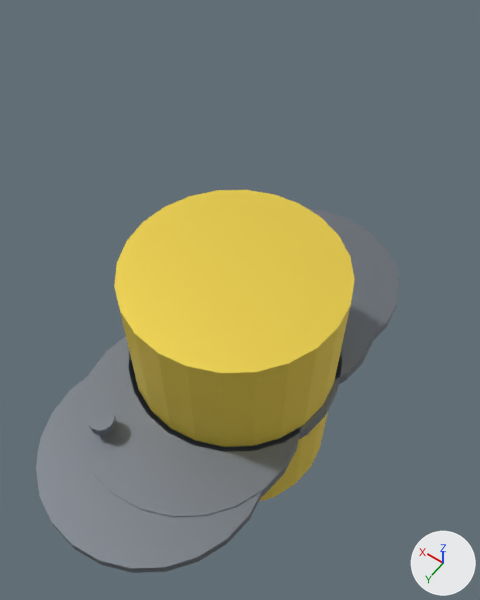
What one commit did to the glTF model assets/modelos/prop_toxic_barrel.glb.
Rendered twice from a camera (50 mm lens) standing at (-0.9, 1.78, 2.33) and looking at (0.03, 0.48, 0.29). Lighting does not change. The marker at lower right points along +X, +Y and +Z. The picture after the commit comes second. Where no turn or scale is listed for an object, it has been applied to the vertices.
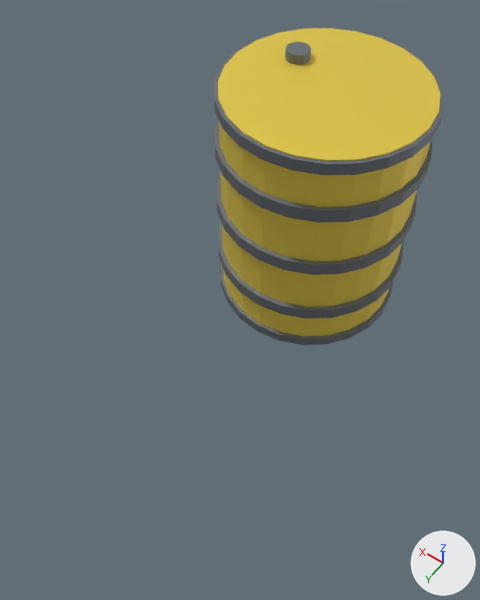
Diff of the bpy script that builds the scene:
```diff
--- a/assets/modelos/prop_toxic_barrel.glb.py
+++ b/assets/modelos/prop_toxic_barrel.glb.py
@@ me_prop_toxic_barrel_cylinder_006 @@
+me_prop_toxic_barrel_cylinder_006.from_pydata(...)  # a 12-sided cylinder along z spanning x -0.045..0.045, y -0.045..0.045, z -0.018..0.018
+me_prop_toxic_barrel_cylinder_006.materials.append(mat_mat_barrelsteel)  # grey #7c8189
@@ me_prop_toxic_barrel_cylinder_005 @@
+me_prop_toxic_barrel_cylinder_005.from_pydata(...)  # a 24-sided cylinder along z spanning x -0.392..0.392, y -0.392..0.392, z -0.022..0.022
+me_prop_toxic_barrel_cylinder_005.materials.append(mat_mat_barrelsteel)  # grey #7c8189
@@ me_prop_toxic_barrel_cylinder_003 @@
+me_prop_toxic_barrel_cylinder_003.from_pydata(...)  # a 24-sided cylinder along z spanning x -0.396..0.396, y -0.396..0.396, z -0.027..0.027
+me_prop_toxic_barrel_cylinder_003.materials.append(mat_mat_barrelsteel)  # grey #7c8189
@@ ob_barrelbody @@
 ob_barrelbody = bpy.data.objects.new('BarrelBody', me_cylinder)
-ob_barrelbody.location = (0.0, 0.55, 0.0)
+ob_barrelbody.parent = ob_meshpivot
+ob_barrelbody.location = (0.0, 0.0, 0.55)
@@ ob_cylinder @@
 ob_cylinder = bpy.data.objects.new('Cylinder', me_cylinder_001)
-ob_cylinder.location = (0.0, 0.25, 0.0)
+ob_cylinder.parent = ob_meshpivot
+ob_cylinder.location = (0.0, 0.0, 0.25)
@@ ob_cylinder_001 @@
-ob_cylinder_001 = bpy.data.objects.new('Cylinder.001', me_cylinder_002)
-ob_cylinder_001.location = (0.0, 0.55, 0.0)
@@ ob_cylinder_002 @@
-ob_cylinder_002 = bpy.data.objects.new('Cylinder.002', me_cylinder_003)
-ob_cylinder_002.location = (0.0, 0.85, 0.0)
@@ ob_cylinder_003 @@
-ob_cylinder_003 = bpy.data.objects.new('Cylinder.003', me_cylinder_004)
-ob_cylinder_003.location = (0.0, 0.03, 0.0)
@@ ob_cylinder_004 @@
-ob_cylinder_004 = bpy.data.objects.new('Cylinder.004', me_cylinder_005)
-ob_cylinder_004.location = (0.0, 1.07, 0.0)
@@ ob_cylinder_005 @@
-ob_cylinder_005 = bpy.data.objects.new('Cylinder.005', me_cylinder_006)
-ob_cylinder_005.location = (0.2, 1.12, 0.1)
@@ ob_meshpivot @@
+ob_meshpivot = bpy.data.objects.new('MeshPivot', None)
+ob_meshpivot.parent = ob_prop_toxic_barrel
+ob_meshpivot.location = (0.0, 0.0, 0.0)
+ob_meshpivot.scale = (0.9, 0.9, 0.9)
@@ ob_prop_toxic_barrel @@
+ob_prop_toxic_barrel = bpy.data.objects.new('prop_toxic_barrel', None)
+ob_prop_toxic_barrel.location = (0.0, 0.0, 0.0)
@@ ob_cylinder_005_1 @@
+ob_cylinder_005_1 = bpy.data.objects.new('Cylinder_005', me_prop_toxic_barrel_cylinder_006)
+ob_cylinder_005_1.location = (0.18, -0.09, 1.008)
@@ ob_cylinder_004_1 @@
+ob_cylinder_004_1 = bpy.data.objects.new('Cylinder_004', me_prop_toxic_barrel_cylinder_005)
+ob_cylinder_004_1.location = (0.0, 0.0, 0.963)
@@ ob_cylinder_003_1 @@
+ob_cylinder_003_1 = bpy.data.objects.new('Cylinder_003', me_prop_toxic_barrel_cylinder_005.copy())
+ob_cylinder_003_1.location = (0.0, 0.0, 0.027)
@@ ob_cylinder_002_1 @@
+ob_cylinder_002_1 = bpy.data.objects.new('Cylinder_002', me_prop_toxic_barrel_cylinder_003)
+ob_cylinder_002_1.location = (0.0, 0.0, 0.765)
@@ ob_cylinder_001_1 @@
+ob_cylinder_001_1 = bpy.data.objects.new('Cylinder_001', me_prop_toxic_barrel_cylinder_003.copy())
+ob_cylinder_001_1.location = (0.0, 0.0, 0.495)
```

Where the change shows, as pixel boxes [x1, y1, x2, y2] in the pictures (480 x 600 px):
'BarrelBody', moved
    before: [114, 190, 355, 501]
    after: [218, 28, 440, 336]
'Cylinder.002', deleted
    before: [76, 336, 300, 517]
'Cylinder.004', deleted
    before: [36, 375, 262, 573]
'Cylinder', moved
    before: [335, 264, 377, 384]
    after: [218, 222, 404, 319]
'Cylinder_004', added
    after: [214, 27, 444, 175]
'Cylinder_002', added
    after: [214, 119, 433, 223]
'Cylinder.003', deleted
    before: [307, 208, 400, 341]
'Cylinder_001', added
    after: [216, 172, 417, 275]
'Cylinder_003', added
    after: [220, 261, 393, 345]
'Cylinder.001', deleted
    before: [129, 352, 342, 452]
'Cylinder.005', deleted
    before: [88, 407, 116, 435]
'Cylinder_005', added
    after: [285, 42, 311, 65]
